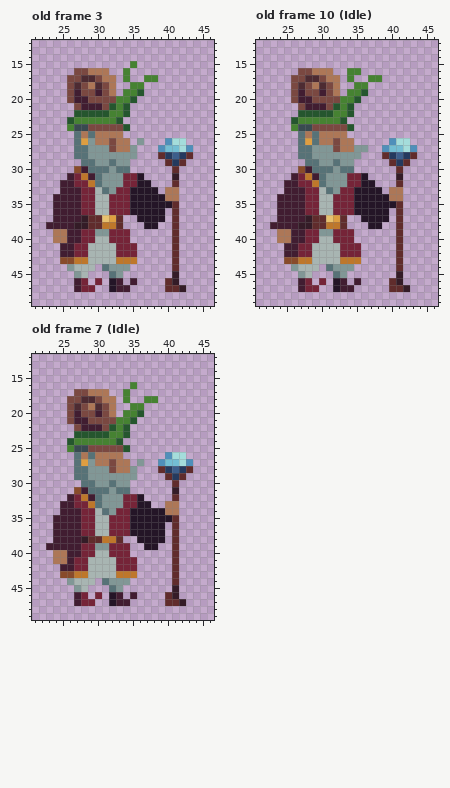
Edited in one commit: pixel-art file (Objects/Player/Player.ase). The first picture shows the starting point.
64x64 pixels, 11 frames. Shown: old frame 3: x 21..46, y 12..49; old frame 10 (Idle): x 21..46, y 12..49; old frame 7 (Idle): x 21..46, y 12..49. The commit also changed other frames, which this record leaves out.
After:
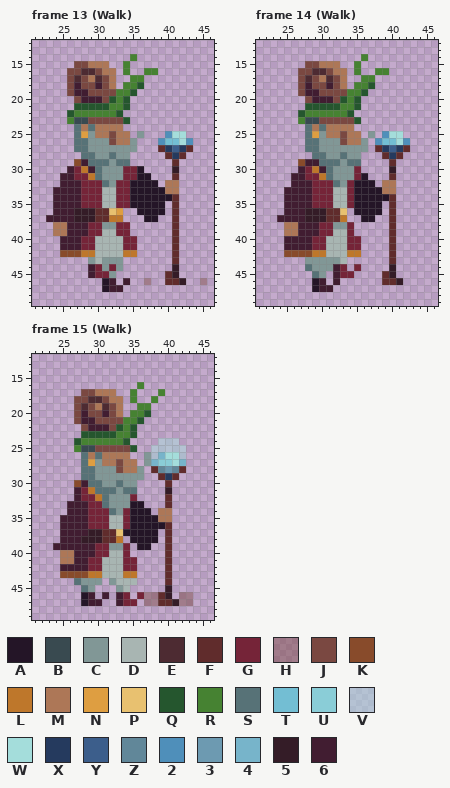
Palette (. is transparent): A #241527  B #394a50  C #819796  D #a8b5b2  E #4d2b32  F #602c2c  G #752438  H #7a484178  J #7a4841  K #884b2b  L #be772b  M #ad7757  N #de9e41  P #e8c170  Q #25562e  R #468232  S #577277  T #73bed3  U #8acdd7  V #a4dddb78  W #a4dddb  X #253a5e  Y #3c5e8b  Z #618799  2 #4f8fba  3 #6d9ab1  4 #77b4ca  5 #341c27  6 #411d31
A new or re-ordered frame is compared with the old frame closest to it.
From old to new:
frames 11 -> 29
layer "vfx" opacity 47% added
Changed rows in their new state; - is an unchanged pixel.
Frame 13 (Walk) is new; against old frame 3:
first column x 23:
14 ------------R----------
15 ----JJMMM--R.----------
16 ---J-EEJ-M----RR-------
17 ----EJMEJ--.RR..-------
18 ----6-J6---R-Q---------
19 -----6-J-JR-Q.---------
20 ---.J-66-Q-Q.----------
21 ----QQQQQR-------------
22 ---QRRRRR-Q.-----------
23 ---RBBJJJJJQ-----------
24 ---.SMSMMMM.-----------
25 -----NC--J-M-C---2WW---
26 -----S-CC---C.--2TT-2--
27 ---------CCC----FXYXF--
28 ----.-S--S--.---.FXF.--
29 ----K6-SSCSS-----.F.---
30 ---6GL6-C-CGGA----5----
31 --6--GL-------A---F----
32 ----6-GGS-G-A--A-MM----
33 -6-----GDD------A------
34 -------G-D-------AF----
35 -------G-D-------.-----
36 ----555FFPN..----------
37 6---5-5-FLL--.--.------
38 .MM-66GGCCGG--..-------
39 -----6-GDD-------------
40 -.6------DD-G----------
41 ----6-G---D------------
42 --KKKLL---DLL----------
43 --....C-CCC..----------
44 ---...6GCG-.------5----
45 ----..6GGC.------F-----
46 ----..-.A6.6.-H---F5--H
47 ----...-A6-.-----...---
Frame 14 (Walk) is new; against old frame 10 (Idle):
first column x 23:
14 -------------R-------
15 -----JJMMM--R--------
16 ------EEJMM.---RR----
17 ---.--JMEJM.-R-.-----
18 ---.J6JJ6JM---Q------
19 ---.J66J-JJ----------
20 ---..J666-Q----------
21 ----.QQQQ--RQ--------
22 -----RRRR------------
23 ---.-BBJJJJJQ--------
24 ---..SMSMMMM---------
25 ----.SNC--JMM-C-2WW--
26 ----.S-CCCJ-MC-2TT-2-
27 ----.-S--CCC---FXYXF.
28 ----..SS--S-------F..
29 ----K66SS--SS-----..-
30 ----6GL6--CCG----5.--
31 ----6GGLS--C-----F.--
32 --.-66GGGS--A---MM.--
33 -----6-GGDD-----M-.--
34 -.---6-GGDD------F.--
35 -.---6-GGDD-----.F.--
36 -.---555FFP.----.F.--
37 ------55FFL----..F.--
38 ..MM666GGCCG--..-F.--
39 -.-M-66GGDD------F.--
40 -.6--6-G-DD-G----F.--
41 ----66GG--D------F.--
42 --KKKKLL--DLL----F.--
43 --...CCCCCD..----F.--
44 ---..SCCC6G.G----5.--
45 ----..SC-6GG----F5.--
46 ----..A6-6.-.---F----
47 ----..A66...-----...-
Frame 15 (Walk) is new; against old frame 7 (Idle):
first column x 23:
16 ------------.R-------
17 ----.-J--M-.R---R----
18 ---.-J-EJ-M.R-.------
19 ---.JEJMEJM-.-R------
20 ---.J6-J6JM.-RQ------
21 ---.J-6---J-RQ-------
22 ----.J--6JQRQ--------
23 ----.----Q-RQ--------
24 ---.Q-----RQ----VVV--
25 ---.R-B----JQ--VVVVV-
26 ----.SMS---M--CV4W-V-
27 ----.SNC-MJ-M.C4UUW4.
28 ----.-S--CJ-MC-FZ3ZF.
29 ----.-S------C--FXF.-
30 ----K6-S-CS-C----F.--
31 ----6GL--SC-S----5.--
32 ---.6GGLS--C-.---F.--
33 --.-66GGS--CA-.--F.--
34 --.--6-GGSC----.M-.--
35 -.---6-GGDD-----MM.--
36 -.---6-GGDD------F.--
37 -.---655FFPA----.F.--
38 -.----55FFL-A---.F.--
39 .----66GGCC--A-.-F.--
40 -.-M-66GGDD------F.--
41 -.-M66GG--D------F.--
42 ----66GG--D------F.--
43 ----KKLL--D------F.--
44 ---.SCCC.-DDD----F.--
45 ----.SC--.-D-----5.--
46 ----.A6.6.-G.GHHF5.HH
47 ----.A66-.-GG-HHF-5HH
